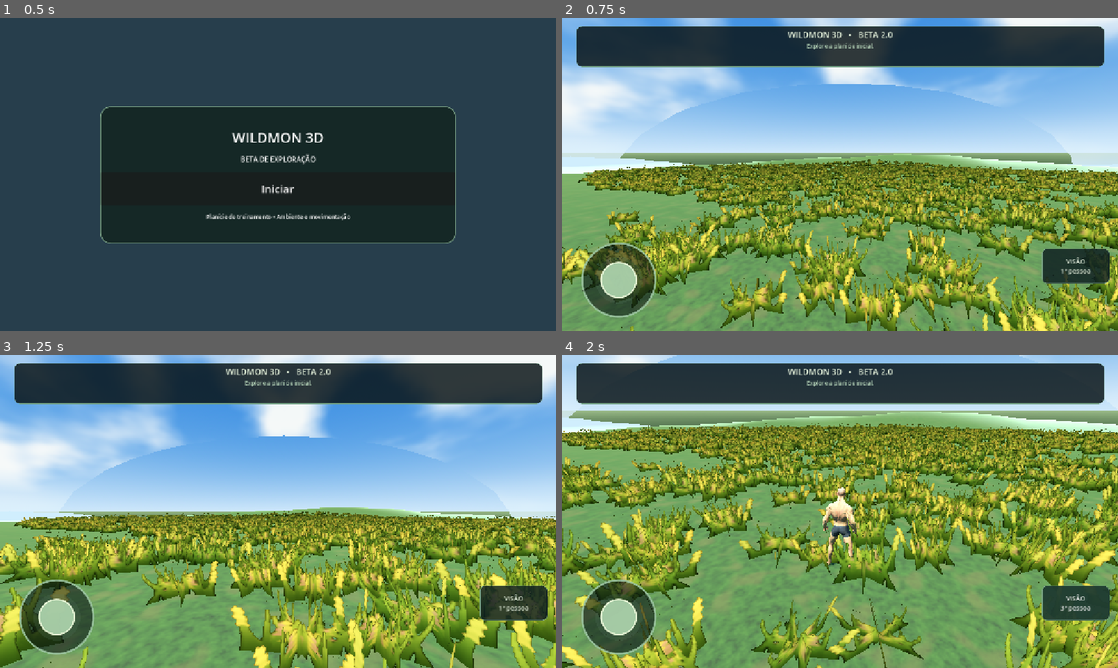
Above: before the commit, frames 1-4 (two rows, left to right).
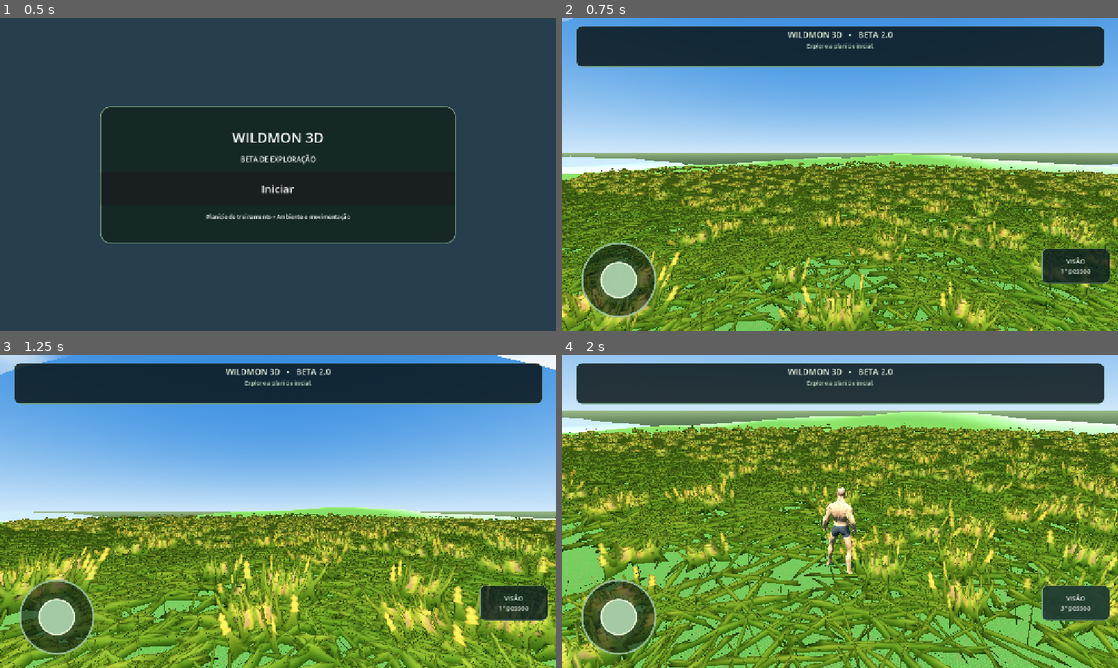
Above: after the commit, the same moments.

Repository: ealvim07-gif/wildmon-3d
Game: Godot game, scene res://scenes/main.tscn
Two runs of this game, one before a commit and one after it. Both use one fixed random seed, a clock stepped at 60 frames per second and the inputs below.
Inputs:
- Up to frame 1 (0.5 s): no input
- Up to frame 2 (0.75 s): click "Iniciar" at 0.5 s
- Up to frame 3 (1.25 s): no input
- Up to frame 4 (2 s): click "VISÃO 1ª pessoa" at 1.25 s

Frame 1 is identical in both runs. In frame 2, 54% of the frame differs, in the area x 0-100%, y 0-100%; in frame 3, 54%; in frame 4, 67%.

Commit message:
Add files via upload

Diff:
--- a/scripts/world_terrain.gd
+++ b/scripts/world_terrain.gd
@@ -1,5 +1,5 @@
 extends Node3D
-# Terreno estilizado com solo natural, grama 3D dinamica, neblina atmosferica e nuvens para Android.
+# Terreno estilizado com tapete de grama baixa/rasteira 3D, capim florido, lago e neblina para Android.
 const DEBUG_TERRAIN_UNSHADED := false
 const CHUNK_SIZE := 32.0
 const CHUNKS := 8
@@ -9,41 +9,51 @@
 const LAKE_CENTER := Vector2(112.0, 0.0)
 const LAKE_RADIUS := 19.0
 const TEXTURE_SIZE := 256
-const TEXTURE_REPEAT_M := 4.5
-
-# --- Configuracao da Grama 3D Dinamica ---
-const GRASS_BLADE_COUNT := 5200
-const GRASS_SPAWN_RADIUS := 54.0
-const GRASS_MIN_HEIGHT := 0.55
-const GRASS_MAX_HEIGHT := 1.05
-const GRASS_UPDATE_STEP := 6.0
-
-# --- Configuracao da Neblina Atmosferica (esconde a borda do mapa de 256 m) ---
+const TEXTURE_REPEAT_M := 1.4
+
+# --- Camada 1: Capim alto e florido (destaque visual) ---
+const TALL_GRASS_COUNT := 3400
+const TALL_GRASS_RADIUS := 52.0
+
+# --- Camada 2: Grama baixa e rasteira (cobre 100% do chao e elimina a "chapa verde") ---
+const LOW_GRASS_COUNT := 11500
+const LOW_GRASS_RADIUS := 42.0
+const GRASS_UPDATE_STEP := 5.0
+
+# --- Neblina Atmosferica ---
 const HORIZON_FOG_COLOR := Color(0.69, 0.86, 0.98)
 const FOG_START_M := 56.0
 const FOG_END_M := 116.0
 
-# --- Paleta natural de solo ---
-const SOIL_DARK := Color(0.21, 0.22, 0.13)
-const MOSS_BASE := Color(0.26, 0.33, 0.16)
-const GRASS_OLIVE := Color(0.33, 0.42, 0.19)
-const DRY_EARTH := Color(0.42, 0.36, 0.22)
-const TINT_LOW := Color(0.82, 0.86, 0.74)
-const TINT_HIGH := Color(0.96, 0.93, 0.82)
-const GROUND_TINT := Color(0.88, 0.90, 0.84)
+# --- Paleta natural de relva rasteira (sem chapa lisa) ---
+const SOIL_DARK := Color(0.18, 0.24, 0.11)
+const MOSS_BASE := Color(0.24, 0.36, 0.14)
+const GRASS_OLIVE := Color(0.34, 0.48, 0.18)
+const GRASS_FRESH := Color(0.45, 0.60, 0.22)
+const DRY_EARTH := Color(0.42, 0.37, 0.21)
+const TINT_LOW := Color(0.84, 0.90, 0.74)
+const TINT_HIGH := Color(1.00, 0.96, 0.82)
+const GROUND_TINT := Color(0.92, 0.95, 0.86)
 
 var height_noise := FastNoiseLite.new()
 var lake_noise := FastNoiseLite.new()
 var tint_noise := FastNoiseLite.new()
-var grass_texture: Texture2D
-
-var _grass_mm: MultiMesh
-var _grass_node: MultiMeshInstance3D
+var ground_albedo_tex: Texture2D
+var ground_normal_tex: Texture2D
+
+var _tall_mm: MultiMesh
+var _low_mm: MultiMesh
 var _last_grass_center := Vector2(99999.0, 99999.0)
-var _grass_offsets: PackedVector3Array
-var _grass_scales: PackedVector2Array
-var _grass_rotations: PackedFloat32Array
-var _grass_colors: PackedColorArray
+
+var _tall_offsets: PackedVector3Array
+var _tall_scales: PackedVector2Array
+var _tall_rotations: PackedFloat32Array
+var _tall_colors: PackedColorArray
+
+var _low_offsets: PackedVector3Array
+var _low_scales: PackedVector2Array
+var _low_rotations: PackedFloat32Array
+var _low_colors: PackedColorArray
 
 func _make_marker_rock(position_x: float, position_z: float, size: Vector3) -> void:
 	var rock := MeshInstance3D.new()
@@ -76,9 +86,9 @@
 	tint_noise.noise_type = FastNoiseLite.TYPE_SIMPLEX
 	tint_noise.fractal_octaves = 2
 
-	_load_grass_textures()
+	_build_ground_textures()
 	_build_chunks()
-	_init_dynamic_grass()
+	_init_dynamic_grass_layers()
 	_update_grass_around(Vector2.ZERO)
 	_build_lake()
 	_build_clouds()
@@ -108,9 +118,6 @@
 	var basin := -0.8 * basin_mask
 	return (hills + basin + hill_a + hill_b + lake_basin) * fade
 
-func _load_grass_textures() -> void:
-	grass_texture = ImageTexture.create_from_image(_make_ground_texture())
-
 func _tint_at(x: float, z: float) -> Color:
 	var u := tint_noise.get_noise_2d(x, z) * 0.5 + 0.5
 	var base := TINT_LOW.lerp(TINT_HIGH, clampf(u, 0.0, 1.0))
@@ -130,37 +137,116 @@
 	img.convert(Image.FORMAT_L8)
 	return img.get_data()
 
-func _make_ground_texture() -> Image:
+func _build_ground_textures() -> void:
+	# Gera textura densa de relva rasteira + Normal Map para dar relevo real entre os talos
 	var size := TEXTURE_SIZE
 	var total := size * size
-	var broad := _seamless_layer(418, 0.016, 2)
-	var tuft := _seamless_layer(733, 0.065, 3)
-	var grain := _seamless_layer(991, 0.18, 2)
-	var data := PackedByteArray()
-	data.resize(total * 4)
-
-	for i in range(total):
-		var b := float(broad[i]) / 255.0 if broad.size() == total else 0.5
-		var m := float(tuft[i]) / 255.0 if tuft.size() == total else 0.5
-		var g := float(grain[i]) / 255.0 if grain.size() == total else 0.5
-		var shade := clampf(m * 0.62 + g * 0.25 + b * 0.13, 0.0, 1.0)
-		var col: Color
-		if shade < 0.38:
-			col = SOIL_DARK.lerp(MOSS_BASE, shade / 0.38)
-		else:
-			col = MOSS_BASE.lerp(GRASS_OLIVE, (shade - 0.38) / 0.62)
-		col = col.lerp(DRY_EARTH, smoothstep(0.58, 0.88, b) * 0.58)
-		var j := i * 4
-		data[j] = int(col.r * 255.0)
-		data[j + 1] = int(col.g * 255.0)
-		data[j + 2] = int(col.b * 255.0)
-		data[j + 3] = 255
-
-	var image := Image.create_from_data(size, size, false, Image.FORMAT_RGBA8, data)
-	image.generate_mipmaps()
-	return image
-
-func _make_tuft_sprite_texture() -> ImageTexture:
+	var broad := _seamless_layer(418, 0.025, 2)
+	var fine := _seamless_layer(991, 0.35, 3)
+
+	var albedo_bytes := PackedByteArray()
+	albedo_bytes.resize(total * 4)
+	var heights := PackedFloat32Array()
+	heights.resize(total)
+
+	var inv := TAU / float(size)
+	for y in range(size):
+		var fy := float(y) * inv
+		for x in range(size):
+			var fx := float(x) * inv
+			var i := y * size + x
+			var b := float(broad[i]) / 255.0 if broad.size() == total else 0.5
+			var f := float(fine[i]) / 255.0 if fine.size() == total else 0.5
+
+			# Micro-laminas de grama rasteira em alta frequencia
+			var micro_a := sin(fx * 34.0 + fy * 11.0 + f * 4.5) * 0.5 + 0.5
+			var micro_b := cos(fx * 15.0 - fy * 31.0 - f * 3.8) * 0.5 + 0.5
+			var h_val := clampf(micro_a * 0.45 + micro_b * 0.35 + f * 0.20, 0.0, 1.0)
+			heights[i] = h_val
+
+			var col: Color
+			if h_val < 0.32:
+				col = SOIL_DARK.lerp(MOSS_BASE, h_val / 0.32)
+			elif h_val < 0.72:
+				col = MOSS_BASE.lerp(GRASS_OLIVE, (h_val - 0.32) / 0.40)
+			else:
+				col = GRASS_OLIVE.lerp(GRASS_FRESH, (h_val - 0.72) / 0.28)
+			col = col.lerp(DRY_EARTH, smoothstep(0.65, 0.92, b) * 0.42)
+
+			var j := i * 4
+			albedo_bytes[j] = int(col.r * 255.0)
+			albedo_bytes[j + 1] = int(col.g * 255.0)
+			albedo_bytes[j + 2] = int(col.b * 255.0)
+			albedo_bytes[j + 3] = 255
+
+	var albedo_img := Image.create_from_data(size, size, false, Image.FORMAT_RGBA8, albedo_bytes)
+	albedo_img.generate_mipmaps()
+	ground_albedo_tex = ImageTexture.create_from_image(albedo_img)
+
+	# Normal map a partir da altura das micro-folhas
+	var norm_bytes := PackedByteArray()
+	norm_bytes.resize(total * 4)
+	for y in range(size):
+		var ym := (y - 1 + size) % size
+		var yp := (y + 1) % size
+		for x in range(size):
+			var xm := (x - 1 + size) % size
+			var xp := (x + 1) % size
+			var dx := (heights[y * size + xp] - heights[y * size + xm]) * 2.4
+			var dy := (heights[yp * size + x] - heights[ym * size + x]) * 2.4
+			var n := Vector3(-dx, -dy, 1.0).normalized()
+			var j := (y * size + x) * 4
+			norm_bytes[j] = int((n.x * 0.5 + 0.5) * 255.0)
+			norm_bytes[j + 1] = int((n.y * 0.5 + 0.5) * 255.0)
+			norm_bytes[j + 2] = int((n.z * 0.5 + 0.5) * 255.0)
+			norm_bytes[j + 3] = 255
+
+	var norm_img := Image.create_from_data(size, size, false, Image.FORMAT_RGBA8, norm_bytes)
+	norm_img.generate_mipmaps()
+	ground_normal_tex = ImageTexture.create_from_image(norm_img)
+
+func _make_low_grass_texture() -> ImageTexture:
+	# Tufo baixo, largo e cheio de folhinhas abertas para cobrir o solo como tapete natural
+	var w := 128
+	var h := 96
+	var img := Image.create(w, h, false, Image.FORMAT_RGBA8)
+	img.fill(Color(0, 0, 0, 0))
+
+	var rng := RandomNumberGenerator.new()
+	rng.seed = 445566
+
+	for b in range(42):
+		var base_x := rng.randf_range(12.0, float(w - 12))
+		var spread := rng.randf_range(-34.0, 34.0)
+		var tip_x := clampf(base_x + spread, 4.0, float(w - 4))
+		var blade_h := rng.randf_range(34.0, 82.0)
+		var base_w := rng.randf_range(4.5, 8.0)
+
+		var col_base := Color(0.24, 0.38, 0.14).lerp(Color(0.32, 0.48, 0.18), rng.randf())
+		var col_tip := Color(0.46, 0.64, 0.24).lerp(Color(0.62, 0.76, 0.30), rng.randf())
+
+		var steps := int(blade_h)
+		for s in range(steps):
+			var t := float(s) / maxf(1.0, blade_h)
+			var y := h - 1 - s
+			if y < 0:
+				break
+			# Folhas rasteiras arqueadas para fora
+			var arch := pow(t, 1.35)
+			var cx := lerpf(base_x, tip_x, arch)
+			var half_w := maxf(1.1, base_w * (1.0 - t * 0.82))
+			var c := col_base.lerp(col_tip, t)
+
+			var x0 := clampi(int(cx - half_w), 0, w - 1)
+			var x1 := clampi(int(cx + half_w), 0, w - 1)
+			for px in range(x0, x1 + 1):
+				img.set_pixel(px, y, Color(c.r, c.g, c.b, 1.0))
+
+	img.generate_mipmaps()
+	return ImageTexture.create_from_image(img)
+
+func _make_tall_grass_texture() -> ImageTexture:
+	# Capim alto com espigas floridas amarelas e rosadas
 	var w := 128
 	var h := 128
 	var img := Image.create(w, h, false, Image.FORMAT_RGBA8)
@@ -169,12 +255,12 @@
 	var rng := RandomNumberGenerator.new()
 	rng.seed = 90210
 
-	for b in range(26):
-		var base_x := rng.randf_range(14.0, float(w - 14))
-		var tip_x := base_x + rng.randf_range(-26.0, 26.0)
-		var blade_h := rng.randf_range(52.0, 118.0)
-		var base_w := rng.randf_range(4.2, 7.2)
-		var has_flower := rng.randf() < 0.36
+	for b in range(24):
+		var base_x := rng.randf_range(16.0, float(w - 16))
+		var tip_x := base_x + rng.randf_range(-24.0, 24.0)
+		var blade_h := rng.randf_range(56.0, 118.0)
+		var base_w := rng.randf_range(4.0, 6.8)
+		var has_flower := rng.randf() < 0.38
 		var is_pink_flower := rng.randf() < 0.45
 
 		var col_base := Color(0.28, 0.42, 0.18).lerp(Color(0.36, 0.52, 0.22), rng.randf())
@@ -193,7 +279,7 @@
 			var c := col_base.lerp(col_tip, t)
 			if has_flower and t > 0.58:
 				var bud := sin(t * 44.0) * 0.5 + 0.5
-				half_w += bud * 2.5
+				half_w += bud * 2.4
 				c = c.lerp(flower_col, 0.78 + bud * 0.22)
 
 			var x0 := clampi(int(cx - half_w), 0, w - 1)
@@ -204,19 +290,17 @@
 	img.generate_mipmaps()
 	return ImageTexture.create_from_image(img)
 
-func _init_dynamic_grass() -> void:
+func _build_star_tuft_mesh(half_width: float, height: float) -> ArrayMesh:
 	var st := SurfaceTool.new()
 	st.begin(Mesh.PRIMITIVE_TRIANGLES)
-	var hw := 0.68
-	var hh := 1.0
 	var angles := [0.0, PI / 3.0, 2.0 * PI / 3.0]
 	for ang in angles:
-		var dx := cos(ang) * hw
-		var dz := sin(ang) * hw
+		var dx := cos(ang) * half_width
+		var dz := sin(ang) * half_width
 		var p0 := Vector3(-dx, 0.0, -dz)
 		var p1 := Vector3(dx, 0.0, dz)
-		var p2 := Vector3(-dx, hh, -dz)
-		var p3 := Vector3(dx, hh, dz)
+		var p2 := Vector3(-dx, height, -dz)
+		var p3 := Vector3(dx, height, dz)
 		st.set_uv(Vector2(0.0, 1.0)); st.set_normal(Vector3.UP); st.add_vertex(p0)
 		st.set_uv(Vector2(1.0, 1.0)); st.set_normal(Vector3.UP); st.add_vertex(p1)
 		st.set_uv(Vector2(0.0, 0.0)); st.set_normal(Vector3.UP); st.add_vertex(p2)
@@ -224,8 +308,9 @@
 		st.set_uv(Vector2(1.0, 1.0)); st.set_normal(Vector3.UP); st.add_vertex(p1)
 		st.set_uv(Vector2(1.0, 0.0)); st.set_normal(Vector3.UP); st.add_vertex(p3)
 		st.set_uv(Vector2(0.0, 0.0)); st.set_normal(Vector3.UP); st.add_vertex(p2)
-
-	var tuft_mesh := st.commit()
+	return st.commit()
+
+func _make_grass_shader_material(tex: Texture2D, fade_start: float, fade_end: float, wind_amp: float) -> ShaderMaterial:
 	var mat := ShaderMaterial.new()
 	var shader := Shader.new()
 	shader.code = """
@@ -233,11 +318,14 @@
 render_mode cull_disabled, depth_draw_opaque, unshaded;
 
 uniform sampler2D grass_tex : source_color, filter_linear_mipmap;
+uniform float u_fade_start = 36.0;
+uniform float u_fade_end = 52.0;
+uniform float u_wind_amp = 0.14;
 
 void vertex() {
 	float sway_mask = 1.0 - UV.y;
 	vec3 world_pos = (MODEL_MATRIX * vec4(VERTEX, 1.0)).xyz;
-	float gust = sin(TIME * 1.9 + world_pos.x * 0.32 + world_pos.z * 0.26) * 0.16;
+	float gust = sin(TIME * 1.9 + world_pos.x * 0.34 + world_pos.z * 0.28) * u_wind_amp;
 	VERTEX.x += gust * sway_mask;
 	VERTEX.z += gust * 0.65 * sway_mask;
 }
@@ -248,79 +336,133 @@
 		discard;
 	}
 	float cam_dist = length(VERTEX);
-	float dist_fade = 1.0 - smoothstep(36.0, 53.0, cam_dist);
+	float dist_fade = 1.0 - smoothstep(u_fade_start, u_fade_end, cam_dist);
 	if (dist_fade < 0.05) {
 		discard;
 	}
 	float height_grad = clamp(1.0 - UV.y, 0.0, 1.0);
-	vec3 root_shade = vec3(0.48, 0.54, 0.36);
-	vec3 sun_lit = vec3(1.06, 1.04, 0.94);
-	vec3 light_tint = mix(root_shade, sun_lit, smoothstep(0.0, 0.78, height_grad));
+	vec3 root_shade = vec3(0.56, 0.64, 0.42);
+	vec3 sun_lit = vec3(1.06, 1.05, 0.94);
+	vec3 light_tint = mix(root_shade, sun_lit, smoothstep(0.0, 0.72, height_grad));
 	ALBEDO = tex.rgb * COLOR.rgb * light_tint;
 }
 """
 	mat.shader = shader
-	mat.set_shader_parameter("grass_tex", _make_tuft_sprite_texture())
-	tuft_mesh.surface_set_material(0, mat)
-
-	_grass_mm = MultiMesh.new()
-	_grass_mm.transform_format = MultiMesh.TRANSFORM_3D
-	_grass_mm.use_colors = true
-	_grass_mm.mesh = tuft_mesh
-	_grass_mm.instance_count = GRASS_BLADE_COUNT
-
-	_grass_offsets.resize(GRASS_BLADE_COUNT)
-	_grass_scales.resize(GRASS_BLADE_COUNT)
-	_grass_rotations.resize(GRASS_BLADE_COUNT)
-	_grass_colors.resize(GRASS_BLADE_COUNT)
+	mat.set_shader_parameter("grass_tex", tex)
+	mat.set_shader_parameter("u_fade_start", fade_start)
+	mat.set_shader_parameter("u_fade_end", fade_end)
+	mat.set_shader_parameter("u_wind_amp", wind_amp)
+	return mat
+
+func _init_dynamic_grass_layers() -> void:
+	# 1. Camada Rasteira Densa (cobre toda a superficie do solo)
+	var low_mesh := _build_star_tuft_mesh(0.95, 1.0)
+	low_mesh.surface_set_material(0, _make_grass_shader_material(_make_low_grass_texture(), 26.0, LOW_GRASS_RADIUS, 0.05))
+
+	_low_mm = MultiMesh.new()
+	_low_mm.transform_format = MultiMesh.TRANSFORM_3D
+	_low_mm.use_colors = true
+	_low_mm.mesh = low_mesh
+	_low_mm.instance_count = LOW_GRASS_COUNT
+
+	_low_offsets.resize(LOW_GRASS_COUNT)
+	_low_scales.resize(LOW_GRASS_COUNT)
+	_low_rotations.resize(LOW_GRASS_COUNT)
+	_low_colors.resize(LOW_GRASS_COUNT)
 
 	var rng := RandomNumberGenerator.new()
+	rng.seed = 112233
+	for i in range(LOW_GRASS_COUNT):
+		var r := sqrt(rng.randf()) * LOW_GRASS_RADIUS
+		var theta := rng.randf() * TAU
+		_low_offsets[i] = Vector3(cos(theta) * r, 0.0, sin(theta) * r)
+		# Bem baixinha (16 a 28 cm) e larga para fechar o tapete no chao
+		_low_scales[i] = Vector2(rng.randf_range(1.15, 1.75), rng.randf_range(0.16, 0.28))
+		_low_rotations[i] = rng.randf() * TAU
+		_low_colors[i] = Color(0.84, 0.94, 0.74).lerp(Color(1.04, 1.00, 0.80), rng.randf())
+
+	var low_node := MultiMeshInstance3D.new()
+	low_node.name = "LowCarpetGrassField"
+	low_node.multimesh = _low_mm
+	low_node.cast_shadow = GeometryInstance3D.SHADOW_CASTING_SETTING_OFF
+	add_child(low_node)
+
+	# 2. Camada Alta Florida (moitas de destaque)
+	var tall_mesh := _build_star_tuft_mesh(0.65, 1.0)
+	tall_mesh.surface_set_material(0, _make_grass_shader_material(_make_tall_grass_texture(), 36.0, TALL_GRASS_RADIUS, 0.16))
+
+	_tall_mm = MultiMesh.new()
+	_tall_mm.transform_format = MultiMesh.TRANSFORM_3D
+	_tall_mm.use_colors = true
+	_tall_mm.mesh = tall_mesh
+	_tall_mm.instance_count = TALL_GRASS_COUNT
+
+	_tall_offsets.resize(TALL_GRASS_COUNT)
+	_tall_scales.resize(TALL_GRASS_COUNT)
+	_tall_rotations.resize(TALL_GRASS_COUNT)
+	_tall_colors.resize(TALL_GRASS_COUNT)
+
 	rng.seed = 774411
-	for i in range(GRASS_BLADE_COUNT):
-		var r := sqrt(rng.randf()) * GRASS_SPAWN_RADIUS
+	for i in range(TALL_GRASS_COUNT):
+		var r := sqrt(rng.randf()) * TALL_GRASS_RADIUS
 		var theta := rng.randf() * TAU
-		_grass_offsets[i] = Vector3(cos(theta) * r, 0.0, sin(theta) * r)
-		_grass_scales[i] = Vector2(rng.randf_range(0.95, 1.50), rng.randf_range(GRASS_MIN_HEIGHT, GRASS_MAX_HEIGHT))
-		_grass_rotations[i] = rng.randf() * TAU
-		var c_mix := rng.randf()
-		_grass_colors[i] = Color(0.84, 0.94, 0.74).lerp(Color(1.08, 1.02, 0.78), c_mix)
-
-	_grass_node = MultiMeshInstance3D.new()
-	_grass_node.name = "StylizedGrassField"
-	_grass_node.multimesh = _grass_mm
-	_grass_node.cast_shadow = GeometryInstance3D.SHADOW_CASTING_SETTING_OFF
-	add_child(_grass_node)
+		_tall_offsets[i] = Vector3(cos(theta) * r, 0.0, sin(theta) * r)
+		_tall_scales[i] = Vector2(rng.randf_range(0.95, 1.45), rng.randf_range(0.52, 0.98))
+		_tall_rotations[i] = rng.randf() * TAU
+		_tall_colors[i] = Color(0.86, 0.96, 0.76).lerp(Color(1.08, 1.02, 0.78), rng.randf())
+
+	var tall_node := MultiMeshInstance3D.new()
+	tall_node.name = "TallFloweringGrassField"
+	tall_node.multimesh = _tall_mm
+	tall_node.cast_shadow = GeometryInstance3D.SHADOW_CASTING_SETTING_OFF
+	add_child(tall_node)
 
 func _update_grass_around(center: Vector2) -> void:
 	_last_grass_center = center
-	var span := GRASS_SPAWN_RADIUS * 2.0
-	var visible_idx := 0
-
-	for i in range(GRASS_BLADE_COUNT):
-		var raw_x := _grass_offsets[i].x - center.x
-		var raw_z := _grass_offsets[i].z - center.y
-		var wx := center.x + fposmod(raw_x + GRASS_SPAWN_RADIUS, span) - GRASS_SPAWN_RADIUS
-		var wz := center.y + fposmod(raw_z + GRASS_SPAWN_RADIUS, span) - GRASS_SPAWN_RADIUS
+
+	# Atualiza grama baixa/rasteira
+	var low_span := LOW_GRASS_RADIUS * 2.0
+	var low_idx := 0
+	for i in range(LOW_GRASS_COUNT):
+		var wx := center.x + fposmod((_low_offsets[i].x - center.x) + LOW_GRASS_RADIUS, low_span) - LOW_GRASS_RADIUS
+		var wz := center.y + fposmod((_low_offsets[i].z - center.y) + LOW_GRASS_RADIUS, low_span) - LOW_GRASS_RADIUS
 		var p := Vector2(wx, wz)
-
-		if p.distance_to(center) > GRASS_SPAWN_RADIUS:
+		if p.distance_to(center) > LOW_GRASS_RADIUS:
 			continue
-		if p.distance_to(LAKE_CENTER) < LAKE_RADIUS + 2.2:
+		if p.distance_to(LAKE_CENTER) < LAKE_RADIUS + 1.8:
 			continue
 		var y := height_at(wx, wz)
-		if y < WATER_LEVEL + 0.15:
+		if y < WATER_LEVEL + 0.12:
 			continue
-
-		var sc := _grass_scales[i]
-		var t := Transform3D()
-		t = t.scaled(Vector3(sc.x, sc.y, sc.x))
-		t = t.rotated(Vector3.UP, _grass_rotations[i])
-		t.origin = Vector3(wx, y - 0.05, wz)
-		_grass_mm.set_instance_transform(visible_idx, t)
-		_grass_mm.set_instance_color(visible_idx, _grass_colors[i])
-		visible_idx += 1
-
-	_grass_mm.visible_instance_count = visible_idx
+		var sc := _low_scales[i]
+		var t := Transform3D().scaled(Vector3(sc.x, sc.y, sc.x)).rotated(Vector3.UP, _low_rotations[i])
+		t.origin = Vector3(wx, y - 0.02, wz)
+		_low_mm.set_instance_transform(low_idx, t)
+		_low_mm.set_instance_color(low_idx, _low_colors[i])
+		low_idx += 1
+	_low_mm.visible_instance_count = low_idx
+
+	# Atualiza capim alto florido
+	var tall_span := TALL_GRASS_RADIUS * 2.0
+	var tall_idx := 0
+	for i in range(TALL_GRASS_COUNT):
+		var wx := center.x + fposmod((_tall_offsets[i].x - center.x) + TALL_GRASS_RADIUS, tall_span) - TALL_GRASS_RADIUS
+		var wz := center.y + fposmod((_tall_offsets[i].z - center.y) + TALL_GRASS_RADIUS, tall_span) - TALL_GRASS_RADIUS
+		var p := Vector2(wx, wz)
+		if p.distance_to(center) > TALL_GRASS_RADIUS:
+			continue
+		if p.distance_to(LAKE_CENTER) < LAKE_RADIUS + 2.4:
+			continue
+		var y := height_at(wx, wz)
+		if y < WATER_LEVEL + 0.18:
+			continue
+		var sc := _tall_scales[i]
+		var t := Transform3D().scaled(Vector3(sc.x, sc.y, sc.x)).rotated(Vector3.UP, _tall_rotations[i])
+		t.origin = Vector3(wx, y - 0.04, wz)
+		_tall_mm.set_instance_transform(tall_idx, t)
+		_tall_mm.set_instance_color(tall_idx, _tall_colors[i])
+		tall_idx += 1
+	_tall_mm.visible_instance_count = tall_idx
 
 func _terrain_normal(x: float, z: float) -> Vector3:
 	var e := 0.5
@@ -381,7 +523,10 @@
 	ground.mesh = mesh
 	ground.cast_shadow = GeometryInstance3D.SHADOW_CASTING_SETTING_OFF
 	var mat := StandardMaterial3D.new()
-	mat.albedo_texture = grass_texture
+	mat.albedo_texture = ground_albedo_tex
+	mat.normal_enabled = true
+	mat.normal_texture = ground_normal_tex
+	mat.normal_scale = 1.25
 	mat.texture_filter = BaseMaterial3D.TEXTURE_FILTER_LINEAR_WITH_MIPMAPS_ANISOTROPIC
 	mat.vertex_color_use_as_albedo = true
 	mat.uv1_triplanar = true
@@ -404,16 +549,16 @@
 	add_child(body)
 
 func _build_clouds() -> void:
-	# Cupula de nuvens com neblina atmosferica na linha do horizonte
+	# Cupula ampla sem borda de arco visivel no ceu
 	var dome := MeshInstance3D.new()
 	dome.name = "StylizedCloudDome"
 	var sphere := SphereMesh.new()
-	sphere.radius = 240.0
-	sphere.height = 190.0
-	sphere.radial_segments = 36
-	sphere.rings = 18
+	sphere.radius = 380.0
+	sphere.height = 340.0
+	sphere.radial_segments = 40
+	sphere.rings = 20
 	dome.mesh = sphere
-	dome.position = Vector3(0.0, -8.0, 0.0)
+	dome.position = Vector3(0.0, -25.0, 0.0)
 	dome.cast_shadow = GeometryInstance3D.SHADOW_CASTING_SETTING_OFF
 
 	var sm := ShaderMaterial.new()
@@ -468,20 +613,20 @@
 	float puff = fbm(p * 2.2 - wind * 1.3);
 	float density = base_n * 0.74 + puff * 0.26;
 
-	float cloud_alpha = smoothstep(0.45, 0.65, density);
+	float cloud_alpha = smoothstep(0.46, 0.66, density);
 	float horizon_cloud_fade = smoothstep(0.02, 0.16, pos_h);
+	float zenith_fade = 1.0 - smoothstep(0.55, 0.92, pos_h);
 
 	vec3 base_shadow = vec3(0.75, 0.85, 0.96);
 	vec3 sunlit_top = vec3(1.00, 0.99, 0.95);
 	float shade = smoothstep(0.45, 0.72, density + (pos_h * 0.18));
 	vec3 cloud_col = mix(base_shadow, sunlit_top, shade);
 
-	// Bruma luminosa no horizonte para fundir o fim do terreno com o ceu
 	vec3 horizon_haze = vec3(0.69, 0.86, 0.98);
-	float haze_band = 1.0 - smoothstep(0.0, 0.18, pos_h);
-
-	ALBEDO = mix(cloud_col, horizon_haze, haze_band * 0.85);
-	ALPHA = max(cloud_alpha * horizon_cloud_fade * 0.94, haze_band * 0.92);
+	float haze_band = 1.0 - smoothstep(0.0, 0.15, pos_h);
+
+	ALBEDO = mix(cloud_col, horizon_haze, haze_band * 0.88);
+	ALPHA = max(cloud_alpha * horizon_cloud_fade * zenith_fade * 0.92, haze_band * 0.90);
 }
 """
 	sm.shader = shader
@@ -489,7 +634,6 @@
 	add_child(dome)
 
 func _setup_atmosphere_fog() -> void:
-	# Procura o WorldEnvironment existente na cena e ativa neblina suave no horizonte
 	var root := get_parent()
 	if root == null:
 		return
